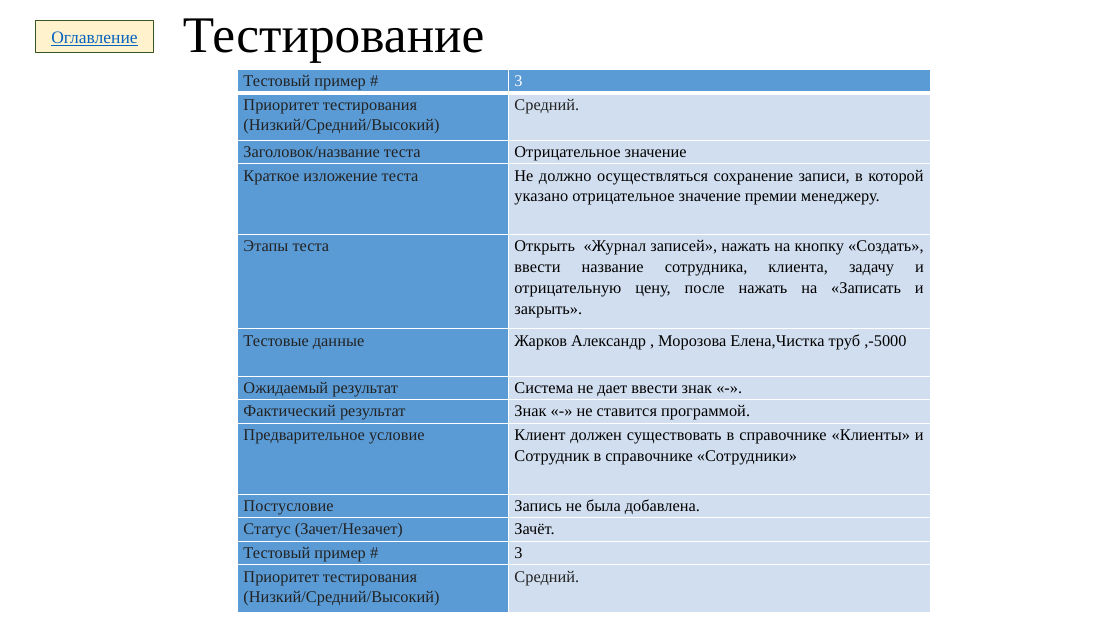
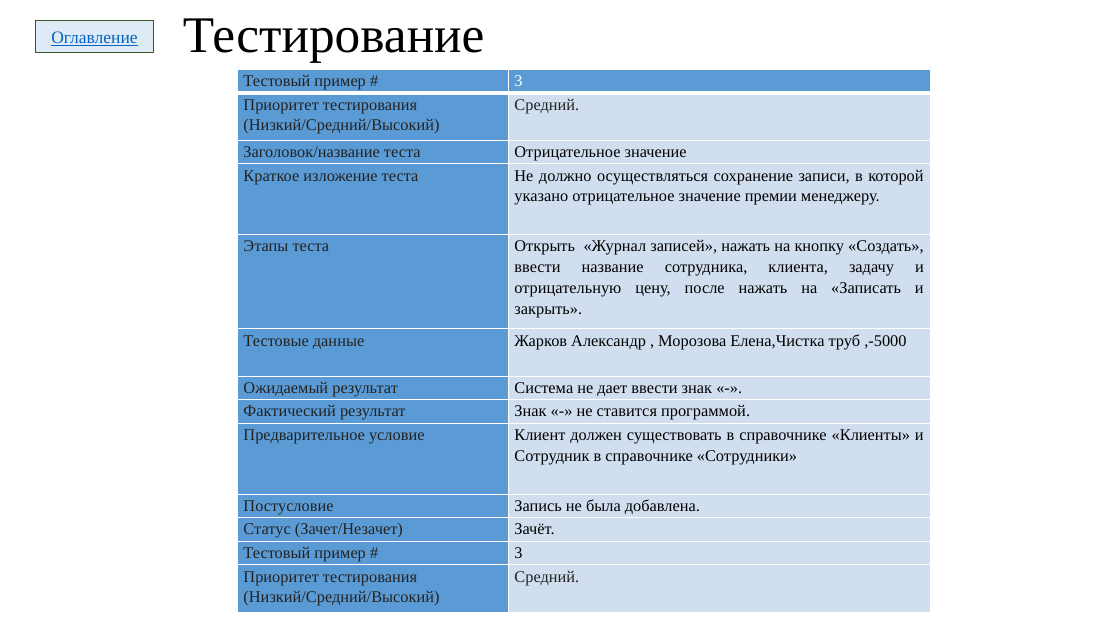
Before and after one commit to tRig7er/DP, a slide deck: slide 8 of Zhukov_Prezentatsia.pptx. Drawn at 1120x630 pixels with LibreOffice and Linux fonts; fonts in the diff are those of the drawing. Boxes give left, top, right and bottom in pixels: in the first picture for what was removed or moved away, otherwise in the second. Text is boxed around its words. In the diff, an @@ line names an element or a change of style, - is before the commit and + after.

```diff
--- a/Zhukov_Prezentatsia.pptx
+++ b/Zhukov_Prezentatsia.pptx
@@ rectangle "Оглавление" at box(35, 20, 154, 52): fill #FFF2CC to #DEEBF7 @@
```
Also in this commit, not shown: 8 other slides changed.
